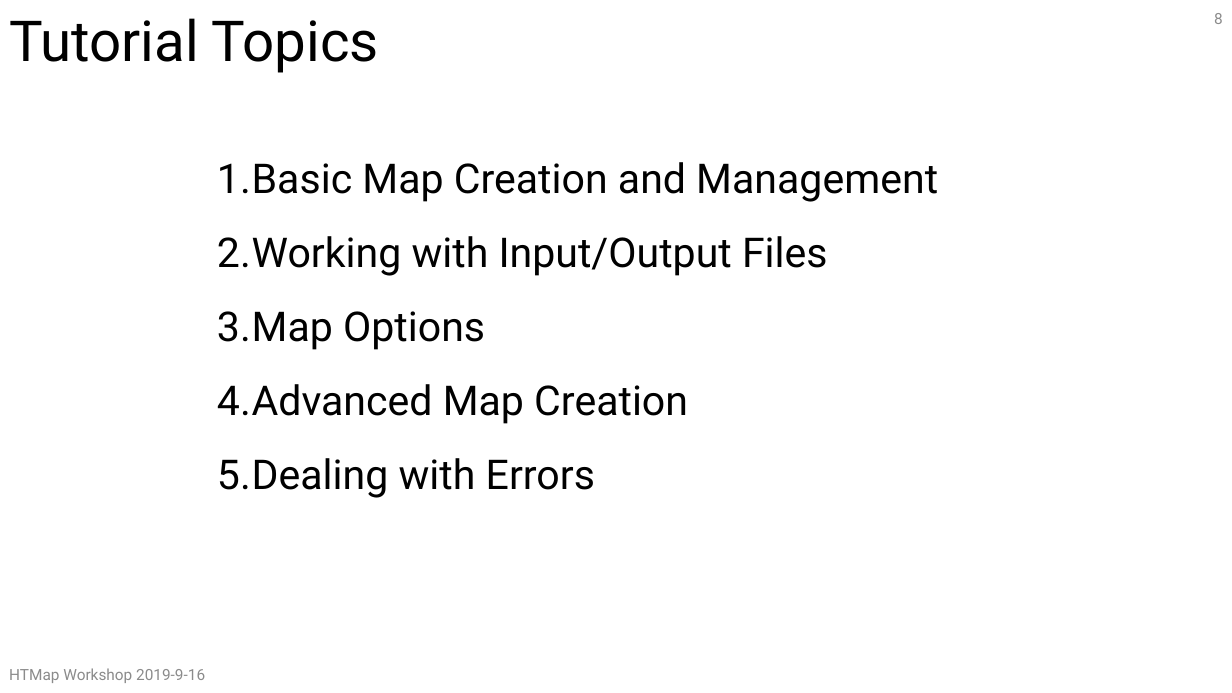
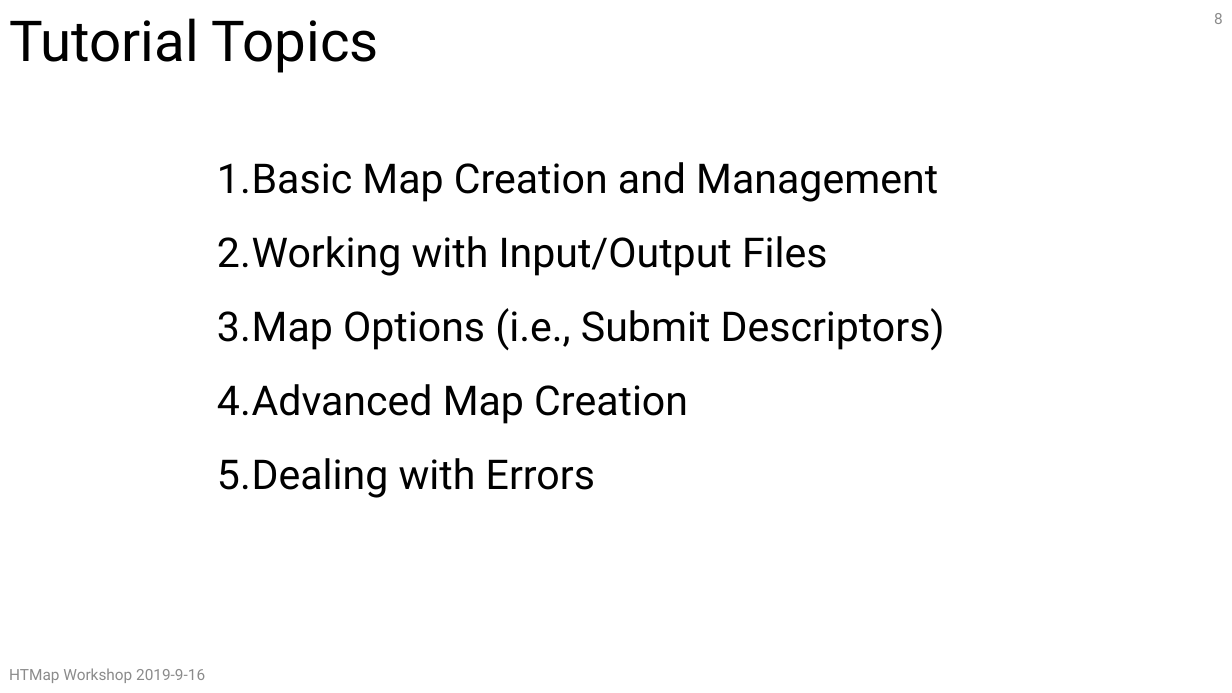
Before and after one commit to CHTC/htmap-workshop-materials, a slide deck: slide 8 of slides/HTMapWorkshop.pptx. Drawn at 1232x693 pixels with LibreOffice and Linux fonts; fonts in the diff are those of the drawing. Boxes give left, top, right and bottom in pixels: in the first picture for what was removed or moved away, otherwise in the second. Text is boxed around its words. In the diff, an @@ line names an element or a change of style, - is before the commit and + after.

```diff
--- a/slides/HTMapWorkshop.pptx
+++ b/slides/HTMapWorkshop.pptx
@@ text at (217, 308, 945, 351): text changed @@
-3. Map Options
+3. Map Options (i.e., Submit Descriptors)
```
Also in this commit, not shown: 4 other slides changed.
